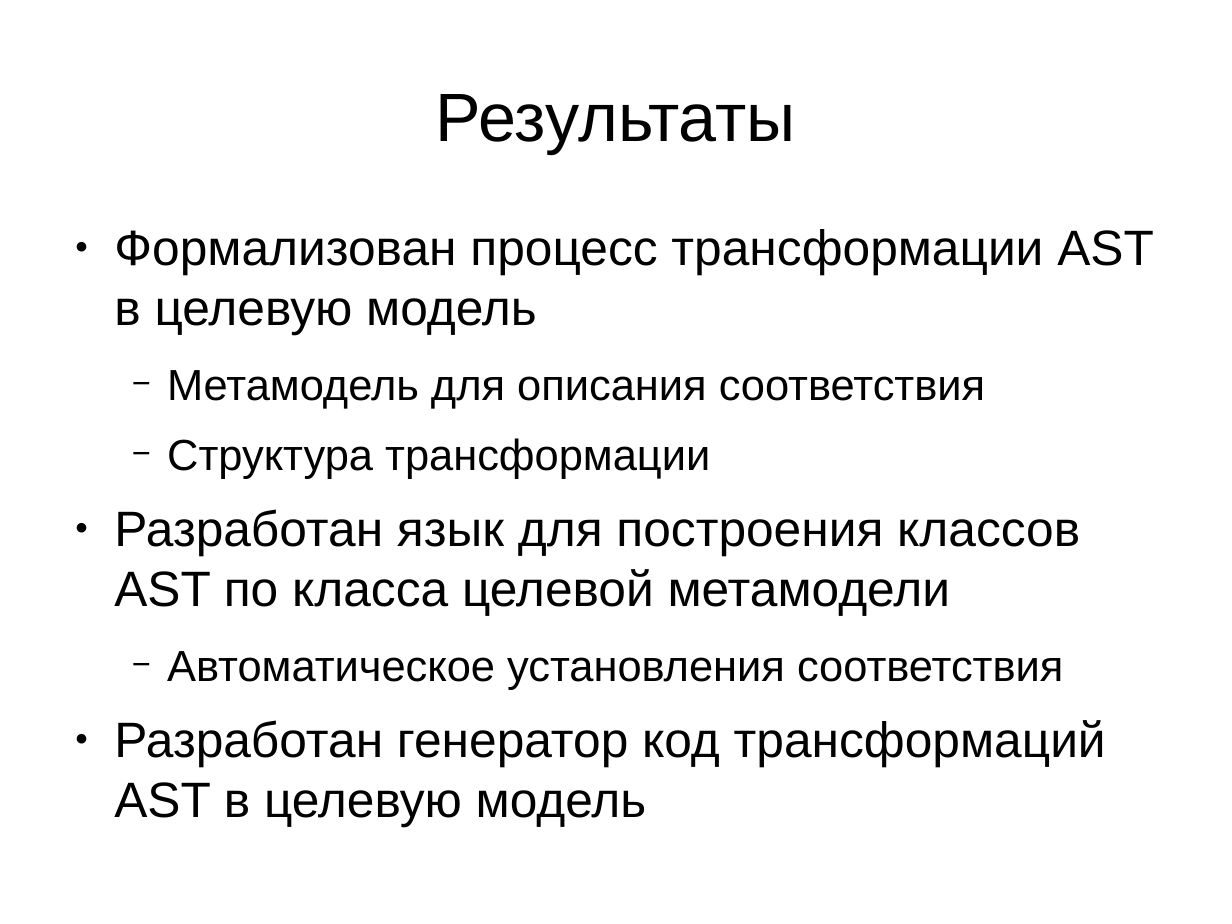
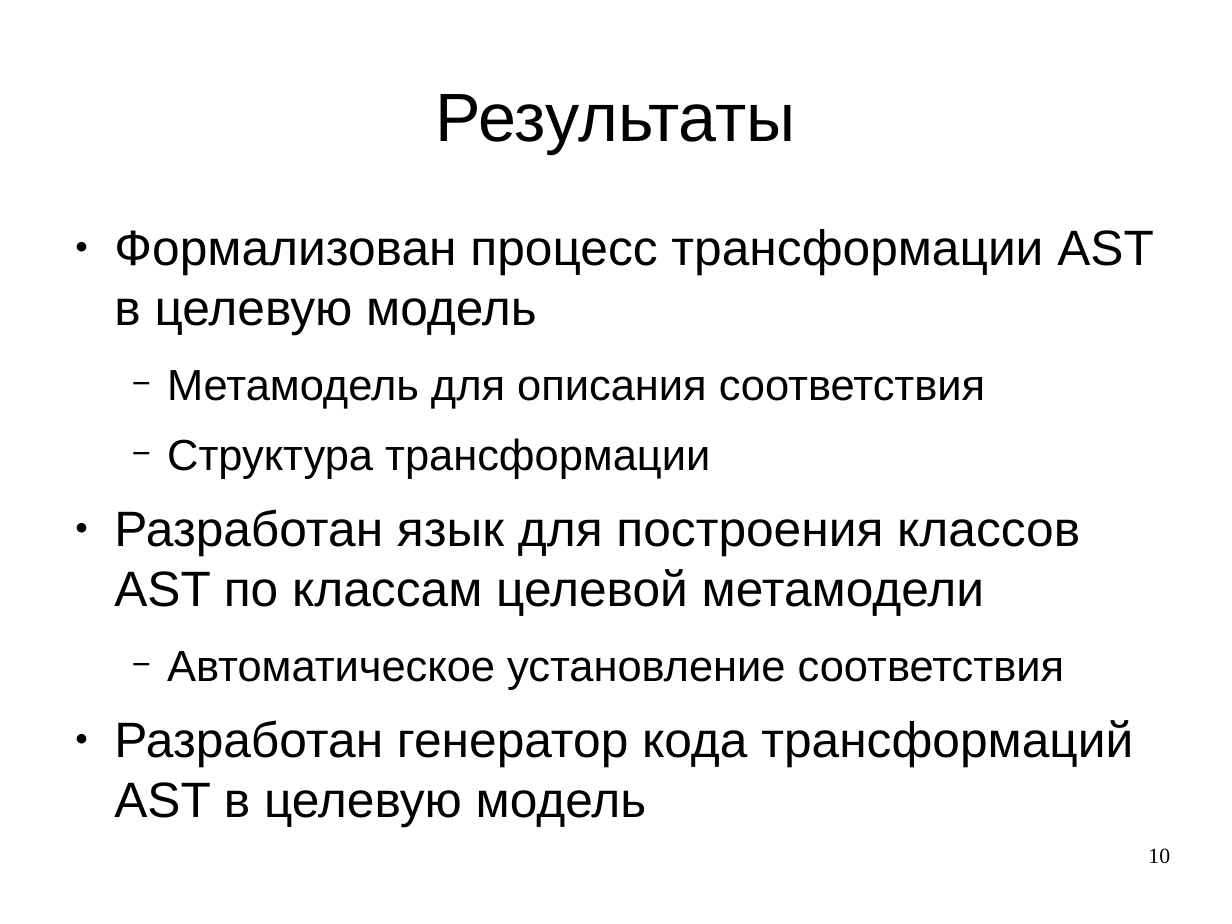
Before and after one commit to abreslav-from-google-code/abreslav, a slide deck: slide 10 of astrans/thesis.rus/Презентация.odp. Drawn at 1232x924 pixels with LibreOffice and Linux fonts; fonts in the diff are those of the drawing. Boxes give left, top, right and bottom in pixels: in the first picture for what was removed or moved away, otherwise in the second. Text is boxed around its words. In the diff, an @@ line names an element or a change of style, - is before the commit and + after.

```diff
--- a/astrans/thesis.rus/Презентация.odp
+++ b/astrans/thesis.rus/Презентация.odp
@@ text at (x1=114, y1=509, x2=1133, y2=826): text changed @@
-● Разработан язык для построения классов AST по класса целевой метамодели
-  − Автоматическое установления соответствия
-● Разработан генератор код трансформаций AST в целевую модель
+● Разработан язык для построения классов AST по классам целевой метамодели
+  − Автоматическое установление соответствия
+● Разработан генератор кода трансформаций AST в целевую модель
@@ page number added at (x1=1148, y1=848, x2=1170, y2=864), 14 pt, text #000000 @@
+10
```
Also in this commit, not shown: 11 other slides changed.
